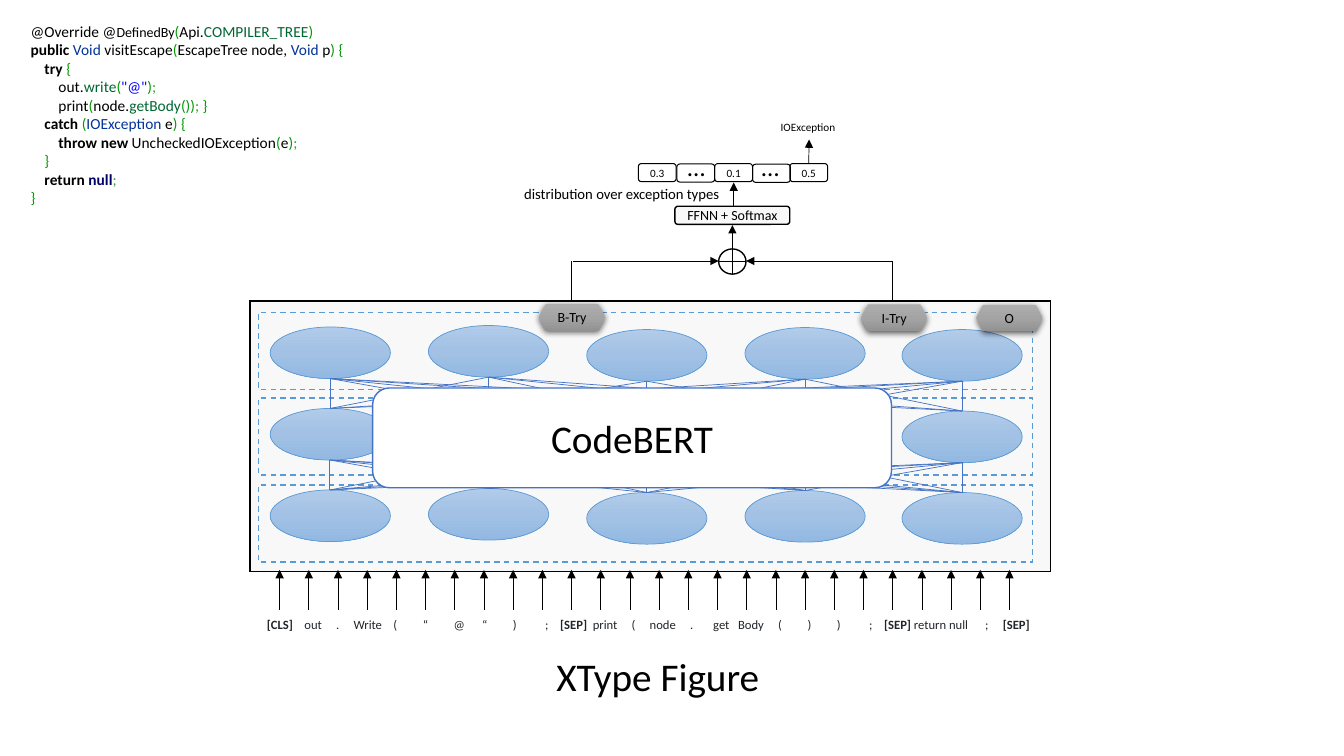
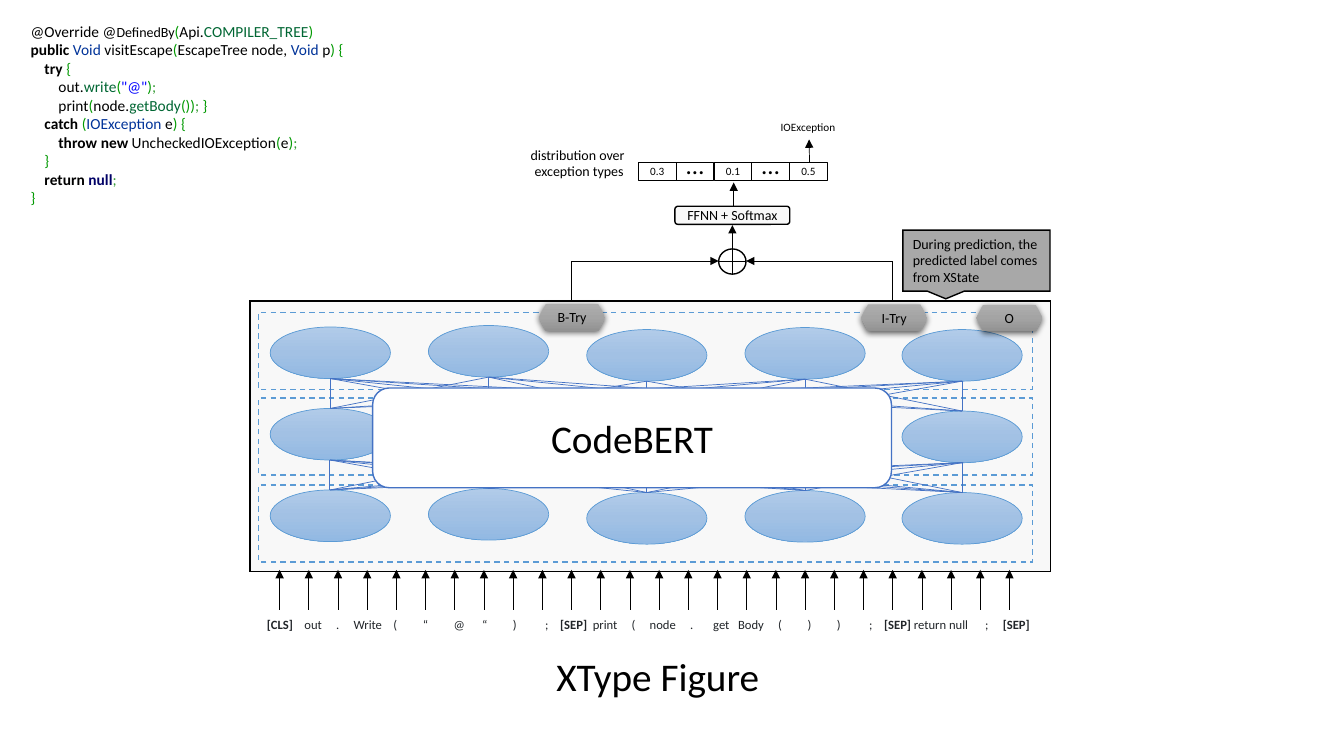
Before and after one commit to tien-n-nguyen/exception, a slide deck: slide 4 of EH-figures.pptx. Drawn at 1344x756 pixels with LibreOffice and Linux fonts; fonts in the diff are those of the drawing. Boxes give left, top, right and bottom in pixels: in the first picture for what was removed or moved away, otherwise in the second. Text is boxed around its words. In the diff, an @@ line names an element or a change of style, - is before the commit and + after.

```diff
--- a/EH-figures.pptx
+++ b/EH-figures.pptx
@@ text at (531,150,624,179): text changed; size 10.5 to 10 pt @@
-distribution over exception types
+distribution over
+exception types
@@ rounded rectangle to rectangle in 5 elements at (638,162,677,180), (714,162,752,180), (789,162,828,180), (677,162,715,180), (752,162,790,180) @@
@@ speech box added at (903,230,1051,291), fill #A8A8A8, outline #000000 1 pt, 10 pt, text #000000 @@
+During prediction, the predicted label comes from XState
```
Also in this commit, not shown: 5 other files.
